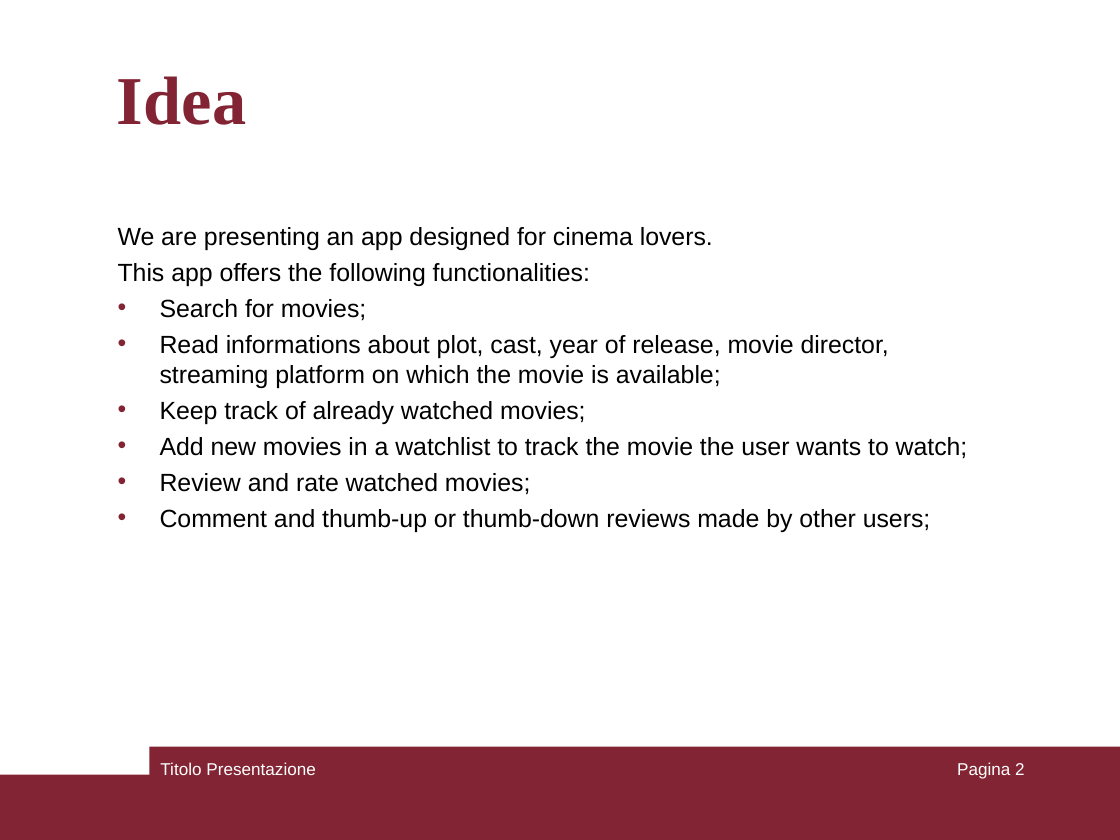
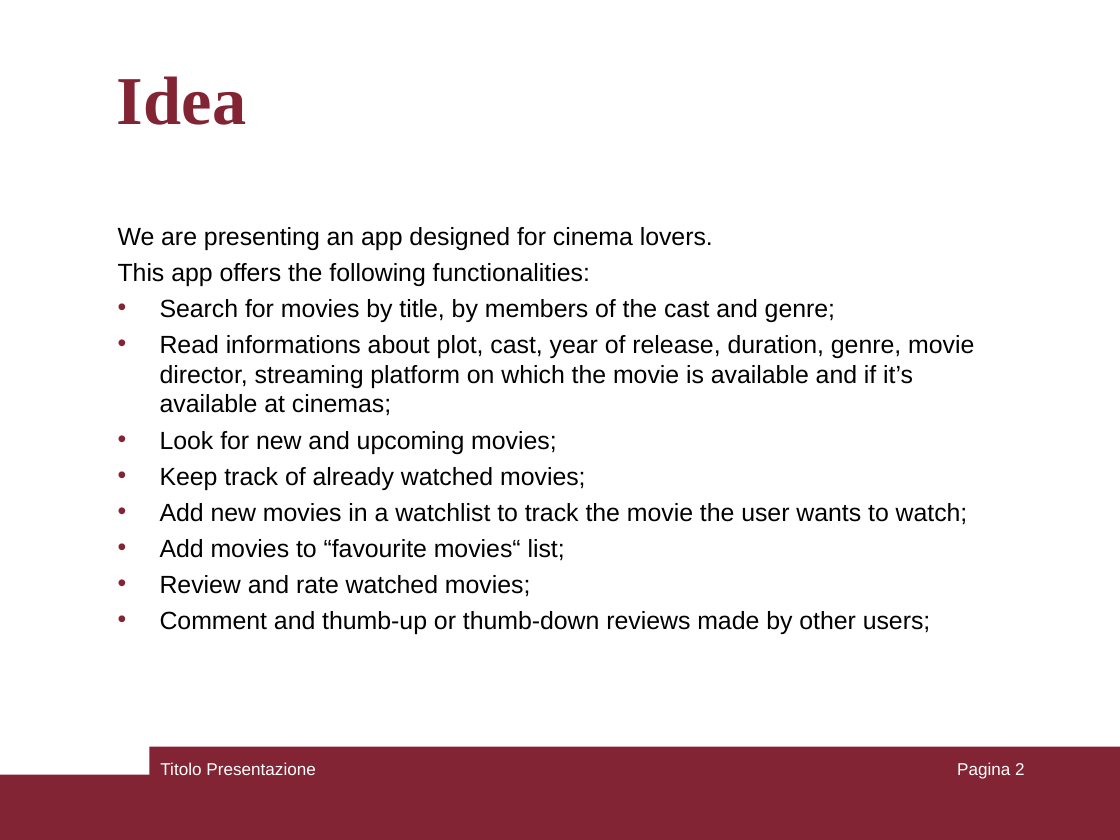
Before and after one commit to mauroficorella/Human-Computer-Interaction, a slide deck: slide 2 of Documentazione/presentazione.ppt. Drawn at 1120x840 pixels with LibreOffice and Linux fonts; fonts in the diff are those of the drawing. Boxes give left, top, right and bottom in pixels: in the first picture for what was removed or moved away, otherwise in the second. Text is boxed around its words. In the diff, an @@ line names an element or a change of style, - is before the commit and + after.

Commit message:
updated presentation

```diff
--- a/Documentazione/presentazione.ppt
+++ b/Documentazione/presentazione.ppt
@@ text at (x1=160, y1=299, x2=974, y2=454): text changed @@
-• Search for movies;
-• Read informations about plot, cast, year of release, movie director, streaming platform on which the movie is available;
+• Search for movies by title, by members of the cast and genre;
+• Read informations about plot, cast, year of release, duration, genre, movie director, streaming platform on which the movie is available and if it’s available at cinemas;
+• Look for new and upcoming movies;
@@ text at (x1=160, y1=539, x2=565, y2=561): paragraph added @@
+• Add movies to “favourite movies“ list;
```
Also in this commit, not shown: 1 other slide changed, 1 slide added, 1 other file.
